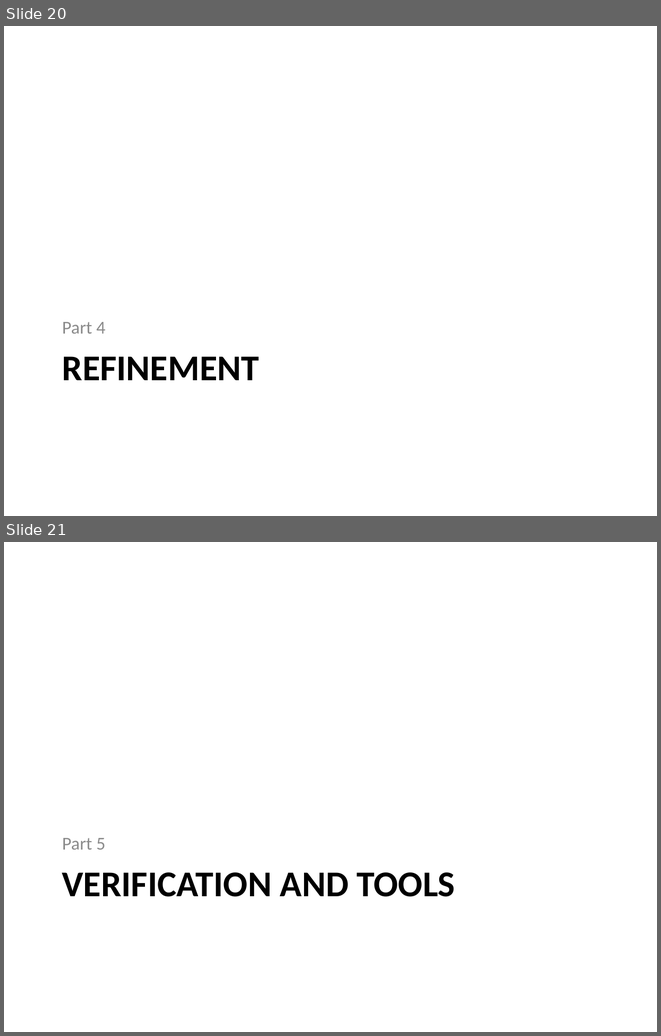
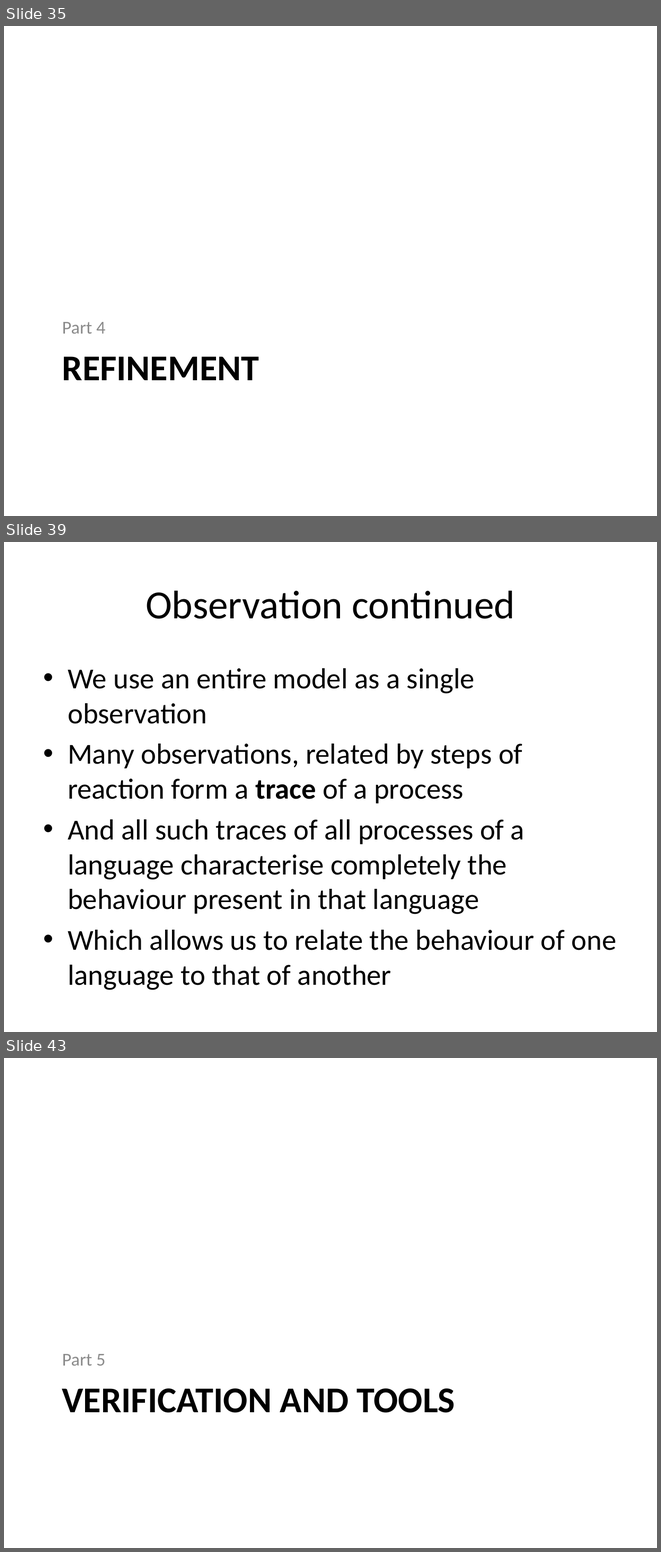
Before and after one commit to gian/defense, a slide deck: PhDDefense.pptx. Shown one above the other, each under a label of ours: slides 20 and 21 before the commit, slides 35, 39 and 43 after it; the slides between them are not shown. The pictures are 661x1036 and 661x1552 pixels, drawn with LibreOffice and Linux fonts; fonts in the diff are those of the drawing. Boxes give left, top, right and bottom in pixels: in the first picture for what was removed or moved away, otherwise in the second. Text is boxed around its words. In the diff, an @@ line names an element or a change of style, - is before the commit and + after.

```diff
--- a/PhDDefense.pptx
+++ b/PhDDefense.pptx
@@ slide 39 added at (4, 542, 657, 1032), background #FFFFFF @@
@@ title added at (146, 590, 515, 619), 44 pt, text #000000 @@
+Observation continued
@@ text added at (68, 668, 617, 990), 32 pt, text #000000 @@
+• We use an entire model as a single observation
+• Many observations, related by steps of reaction form a trace of a process
+• And all such traces of all processes of a language characterise completely the behaviour present in that language
+• Which allows us to relate the behaviour of one language to that of another
@@ what was slide 20 is now slide 35 @@
@@ what was slide 21 is now slide 43 @@
```
Also in this commit, not shown: 7 slides changed, 36 other slides added.
